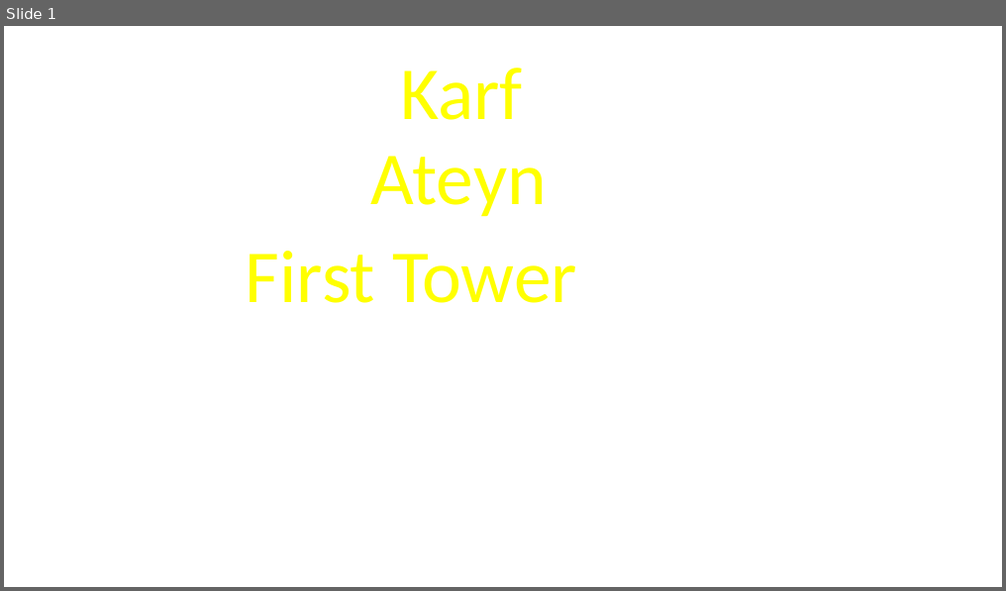
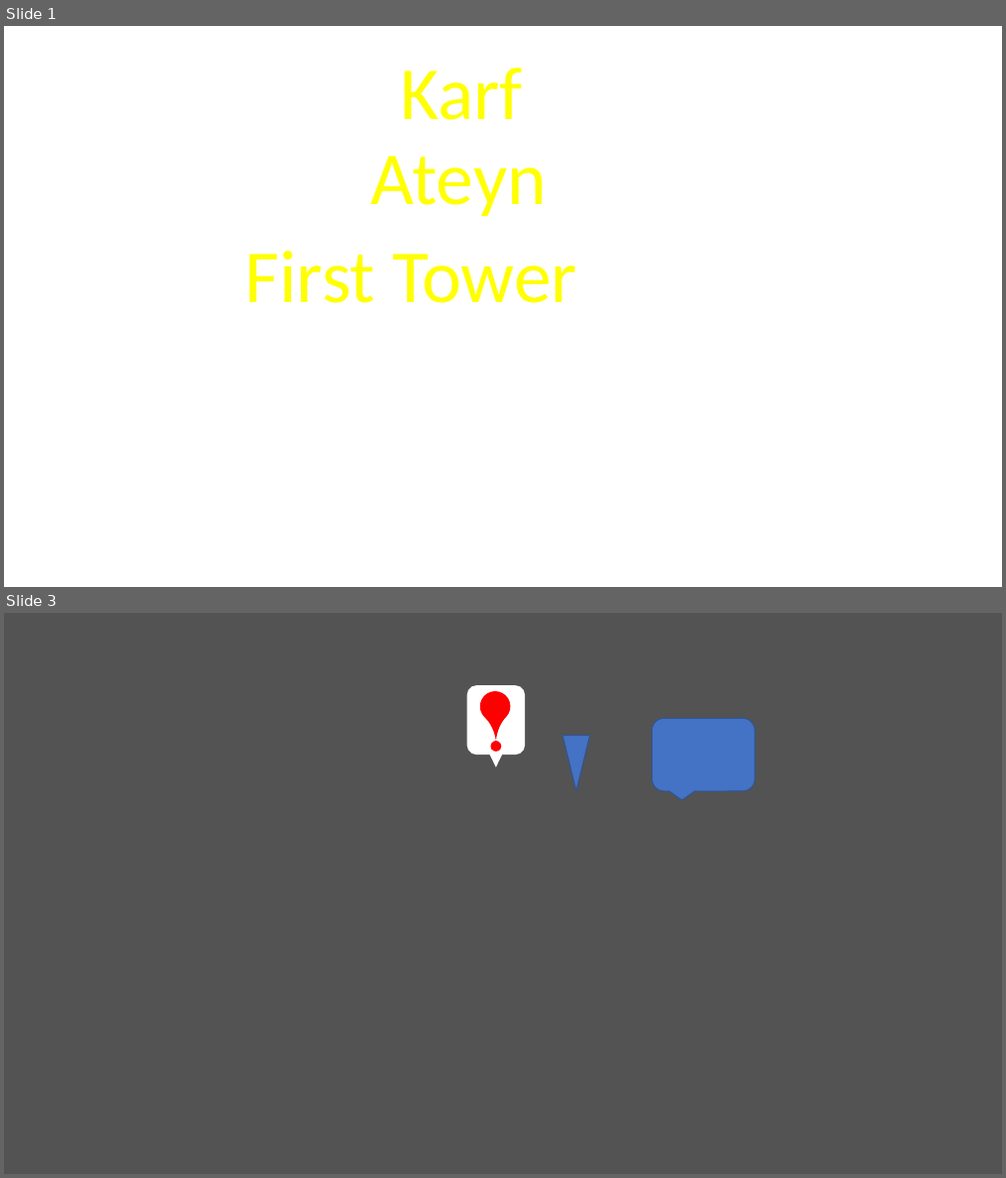
Before and after one commit to abenjaminov/FOG, a slide deck: Assets/Etc/Textures.pptx. Shown one above the other, each under a label of ours: slide 1 before the commit, slides 1 and 3 after it; the slides between them are not shown. The pictures are 1006x591 and 1006x1178 pixels, drawn with LibreOffice and Linux fonts; fonts in the diff are those of the drawing. Boxes give left, top, right and bottom in pixels: in the first picture for what was removed or moved away, otherwise in the second. Text is boxed around its words. In the diff, an @@ line names an element or a change of style, - is before the commit and + after.

```diff
--- a/Assets/Etc/Textures.pptx
+++ b/Assets/Etc/Textures.pptx
@@ slide 3 added at box(4, 613, 1002, 1174), background #525252 @@
@@ rounded rectangle added at box(467, 685, 525, 756), fill #FFFFFF @@
@@ teardrop added at box(474, 685, 517, 729), fill #FF0000 @@
@@ rounded speech box added at box(652, 719, 755, 792), fill #4472C4, outline #325491 1 pt @@
@@ triangle added at box(490, 755, 503, 767), fill #FFFFFF @@
@@ ellipse added at box(491, 741, 501, 752), fill #FF0000 @@
@@ triangle added at box(562, 736, 589, 792), fill #4472C4, outline #325491 1 pt @@
```
Also in this commit, not shown: 27 other files.
